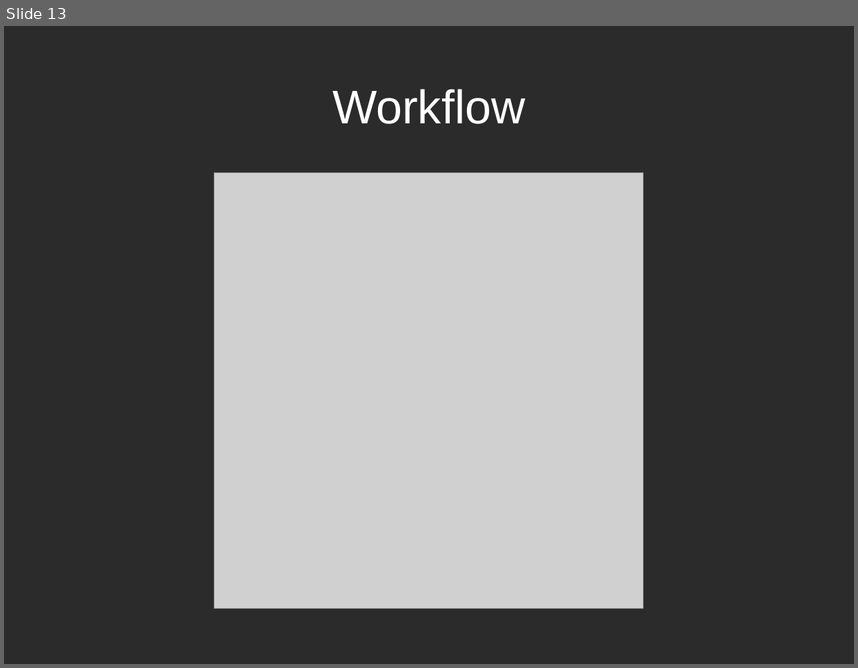
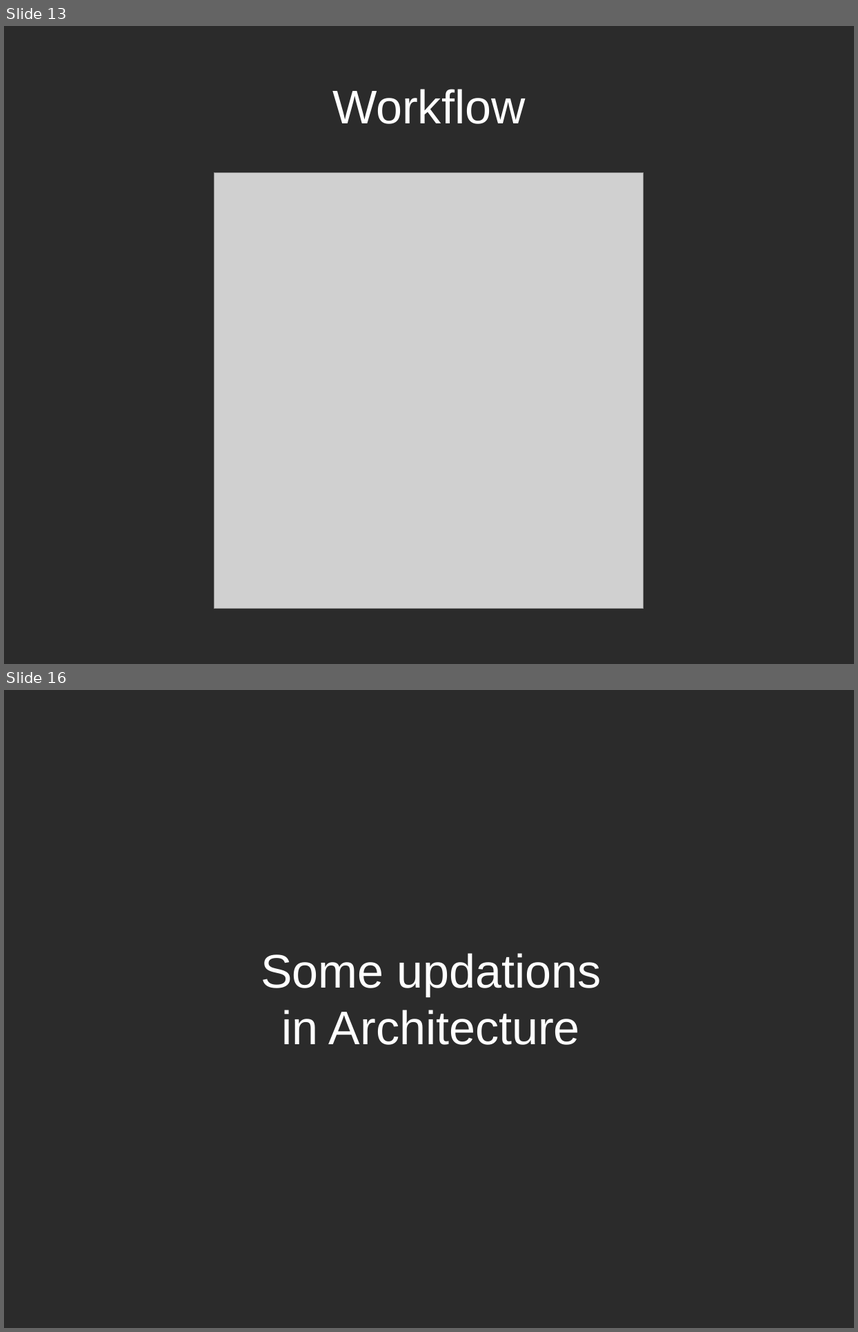
Before and after one commit to r0ck3r008/sdn-proj, a slide deck: reviews/SDN presentation.odp. Shown one above the other, each under a label of ours: slide 13 before the commit, slides 13 and 16 after it; the slides between them are not shown. The pictures are 858x668 and 858x1332 pixels, drawn with LibreOffice and Linux fonts; fonts in the diff are those of the drawing; grey boxes stand for pictures; background and template pictures are left out; a plain dark background stands for a picture behind light text. Boxes give left, top, right and bottom in pixels: in the first picture for what was removed or moved away, otherwise in the second. Text is boxed around its words. In the diff, an @@ line names an element or a change of style, - is before the commit and + after.

```diff
--- a/reviews/SDN presentation.odp
+++ b/reviews/SDN presentation.odp
@@ slide 16 added at <box>4,690,854,1328</box>, background picture (left out) @@
@@ title added at <box>261,953,601,1045</box>, 44 pt, text #FFFFFF @@
+Some updations
+in Architecture
```
Also in this commit, not shown: 4 slides changed, 9 other slides added, 1 other file.
